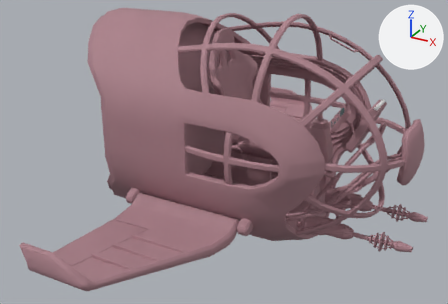
The FBX model Assets/Constructions/small_shuttle_new.FBX, before and after one commit.
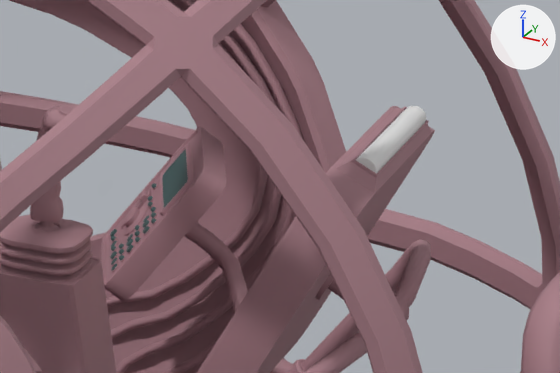
Each version appears first whole from a 50 mm lens placed at (1.73, -7.1, 2.3), pointed at (-0.39, -3.24, 0.37), and next in a close-up on the part from 70% to 91% of the width and 27% to 48% of the height. The lights are fixed; the arrows at upper right show +X, +Y and +Z. Where no turn or scale is listed for an object, it has been applied to the vertices.

In view in the first close-up: 'LED_015', 'LED_021', 'LED_024', 'LED_025', 'LED_026', 'button_020', 'joystick001', 'left_display001', 'small_ship001', 'warning_light001'.
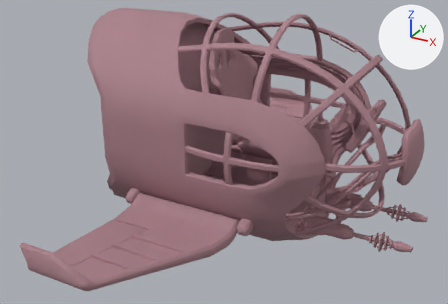
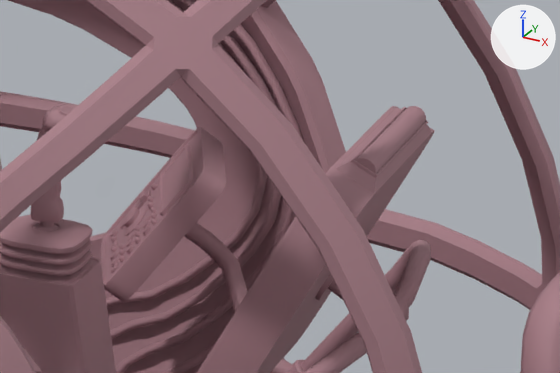
The newer file is also turned or shifted as a whole; pictures and numbers use the older file's frame.

Pixel boxes (x1, y1, x2, y2) of what changed, in the close-ups (560 x 373 px):
'warning_light001', recoloured (grey to brown)
    both: (355, 106, 426, 174)
'left_display001', recoloured
    both: (162, 149, 188, 208)
'button_020', recoloured
    both: (126, 245, 133, 253)
'button_015', reshaped
    both: (142, 220, 149, 228)
'LED_023', recoloured, reshaped
    before: (148, 196, 153, 201)
    after: (147, 196, 152, 202)
'LED_024', recoloured, reshaped
    before: (151, 207, 156, 212)
    after: (150, 207, 155, 212)
'LED_021', recoloured, reshaped
    before: (152, 183, 157, 188)
    after: (151, 183, 156, 189)
'LED_026', reshaped
    before: (151, 218, 156, 224)
    after: (151, 219, 156, 224)
'LED_019', recoloured, reshaped
    before: (119, 249, 124, 254)
    after: (119, 249, 124, 255)
'button_018', recoloured
    both: (111, 264, 117, 271)
'LED_020', recoloured, reshaped
    before: (119, 243, 124, 249)
    after: (118, 244, 124, 249)
'LED_018', recoloured, reshaped
    before: (119, 255, 124, 260)
    after: (119, 255, 124, 261)
'LED_025', reshaped
    before: (151, 212, 156, 218)
    after: (151, 213, 156, 218)
'LED_015', recoloured
    both: (111, 236, 116, 241)
'button_021', recoloured
    both: (143, 215, 149, 222)
'button_017', recoloured
    both: (111, 241, 117, 247)
'joystick001', unchanged, covered by the edit
    before: (30, 105, 65, 231)
'joystick', unchanged, uncovered by the edit
    after: (30, 106, 65, 232)

The change, as a diff of the scene's bpy script:
```diff
--- a/Assets/Constructions/small_shuttle_new.FBX.py
+++ b/Assets/Constructions/small_shuttle_new.FBX.py
@@ me_mesh_004 @@
 me_mesh_004.from_pydata(...)  # 42 vertices, 45 faces; spans x -0.013..0.015, y -0.212..0.0, z -0.006..0.014
+me_mesh_004.materials.append(mat_fabricfabric)  # brown #aa8089
@@ me_mesh_023 @@
 me_mesh_023.from_pydata(...)  # 49 vertices, 84 faces; spans x -0.14..0.14, y -0.14..0.14, z 0.0..0.266
-me_mesh_023.materials.append(mat_gemcrystal)  # dark cyan #436060
+me_mesh_023.materials.append(mat_fabricfabric)  # brown #aa8089
@@ me_mesh_026 @@
 me_mesh_026.from_pydata(...)  # 55 vertices, 54 faces; spans x -0.00332..0.00666, y -0.00534..0.00658, z -0.00694..0.0044
-me_mesh_026.materials.append(mat_gemcrystal)  # dark cyan #436060
+me_mesh_026.materials.append(mat_fabricfabric)  # brown #aa8089
@@ me_mesh_015 @@
 me_mesh_015.from_pydata(...)  # 55 vertices, 54 faces; spans x -0.00347..0.00651, y -0.00539..0.00652, z -0.00683..0.00451
-me_mesh_015.materials.append(mat_gemcrystal)  # dark cyan #436060
+me_mesh_015.materials.append(mat_fabricfabric)  # brown #aa8089
@@ me_mesh_010 @@
 me_mesh_010.from_pydata(...)  # 4 vertices, 1 face; spans x -0.0446..0.033, y -0.0742..0.07, z -0.0177..0.0263
-me_mesh_010.materials.append(mat_gemcrystal)  # dark cyan #436060
+me_mesh_010.materials.append(mat_fabricfabric)  # brown #aa8089
@@ me_mesh_017 @@
 me_mesh_017.from_pydata(...)  # 49 vertices, 84 faces; spans x -0.14..0.14, y -0.14..0.14, z 0.0..0.266
-me_mesh_017.materials.append(mat_gemcrystal)  # dark cyan #436060
+me_mesh_017.materials.append(mat_fabricfabric)  # brown #aa8089
@@ me_mesh_016 @@
 me_mesh_016.from_pydata(...)  # 55 vertices, 54 faces; spans x -0.00347..0.00651, y -0.00539..0.00652, z -0.00683..0.00451
-me_mesh_016.materials.append(mat_gemcrystal)  # dark cyan #436060
+me_mesh_016.materials.append(mat_fabricfabric)  # brown #aa8089
@@ me_mesh_008 @@
 me_mesh_008.from_pydata(...)  # 49 vertices, 84 faces; spans x -0.00615..0.00226, y -0.00466..0.00333, z -0.0029..0.00563
-me_mesh_008.materials.append(mat_gemcrystal)  # dark cyan #436060
+me_mesh_008.materials.append(mat_fabricfabric)  # brown #aa8089
@@ me_mesh_024 @@
 me_mesh_024.from_pydata(...)  # 55 vertices, 54 faces; spans x -0.00487..0.00512, y -0.0059..0.00601, z -0.00579..0.00556
-me_mesh_024.materials.append(mat_gemcrystal)  # dark cyan #436060
+me_mesh_024.materials.append(mat_fabricfabric)  # brown #aa8089
@@ me_mesh_018 @@
 me_mesh_018.from_pydata(...)  # 49 vertices, 84 faces; spans x -0.14..0.14, y -0.14..0.14, z 0.0..0.266
-me_mesh_018.materials.append(mat_gemcrystal)  # dark cyan #436060
+me_mesh_018.materials.append(mat_fabricfabric)  # brown #aa8089
@@ me_mesh_026_1 @@
+me_mesh_026_1.from_pydata(...)  # 49 vertices, 84 faces; spans x -0.093..0.186, y -0.149..0.13, z 0.014..0.28
+me_mesh_026_1.materials.append(mat_fabricfabric)  # brown #aa8089
@@ me_mesh_021_1 @@
+me_mesh_021_1 = me_mesh_026_1.copy(); me_mesh_021_1.name = 'Mesh.021'
@@ me_mesh_016_1 @@
+me_mesh_016_1 = me_mesh_026_1.copy(); me_mesh_016_1.name = 'Mesh.016'
@@ me_mesh_027_1 @@
+me_mesh_027_1 = me_mesh_026_1.copy(); me_mesh_027_1.name = 'Mesh.027'
@@ me_mesh_015_1 @@
+me_mesh_015_1 = me_mesh_026_1.copy(); me_mesh_015_1.name = 'Mesh.015'
@@ me_mesh_010_1 @@
+me_mesh_010_1.from_pydata(...)  # 55 vertices, 54 faces; spans x -0.453..0.415, y -0.518..0.338, z -0.292..0.437
+me_mesh_010_1.materials.append(mat_fabricfabric)  # brown #aa8089
@@ ob_led_023 @@
-ob_led_023 = bpy.data.objects.new('LED_023', me_mesh_023)
+ob_led_023 = bpy.data.objects.new('LED_023', me_mesh_021_1)
 ob_led_023.parent = ob_left_control_panel_lights_and_buttons001
@@ ob_led_028 @@
-ob_led_028 = bpy.data.objects.new('LED_028', me_mesh_031)
+ob_led_028 = bpy.data.objects.new('LED_028', me_mesh_029)
 ob_led_028.parent = ob_left_control_panel_lights_and_buttons001
@@ ob_button_015 @@
-ob_button_015 = bpy.data.objects.new('button_015', me_mesh_012)
+ob_button_015 = bpy.data.objects.new('button_015', me_mesh_010_1)
 ob_button_015.parent = ob_left_control_panel_lights_and_buttons001
@@ ob_led_018 @@
-ob_led_018 = bpy.data.objects.new('LED_018', me_mesh_017)
+ob_led_018 = bpy.data.objects.new('LED_018', me_mesh_015_1)
 ob_led_018.parent = ob_left_control_panel_lights_and_buttons001
@@ ob_led_024 @@
-ob_led_024 = bpy.data.objects.new('LED_024', me_mesh_025)
+ob_led_024 = bpy.data.objects.new('LED_024', me_mesh_023)
 ob_led_024.parent = ob_left_control_panel_lights_and_buttons001
@@ ob_led_025 @@
-ob_led_025 = bpy.data.objects.new('LED_025', me_mesh_028)
+ob_led_025 = bpy.data.objects.new('LED_025', me_mesh_026_1)
 ob_led_025.parent = ob_left_control_panel_lights_and_buttons001
@@ ob_led_020 @@
-ob_led_020 = bpy.data.objects.new('LED_020', me_mesh_019)
+ob_led_020 = bpy.data.objects.new('LED_020', me_mesh_017)
 ob_led_020.parent = ob_left_control_panel_lights_and_buttons001
@@ ob_led_026 @@
-ob_led_026 = bpy.data.objects.new('LED_026', me_mesh_029)
+ob_led_026 = bpy.data.objects.new('LED_026', me_mesh_027_1)
 ob_led_026.parent = ob_left_control_panel_lights_and_buttons001
@@ ob_led_019 @@
-ob_led_019 = bpy.data.objects.new('LED_019', me_mesh_018)
+ob_led_019 = bpy.data.objects.new('LED_019', me_mesh_016_1)
 ob_led_019.parent = ob_left_control_panel_lights_and_buttons001
@@ ob_led_021 @@
-ob_led_021 = bpy.data.objects.new('LED_021', me_mesh_020)
+ob_led_021 = bpy.data.objects.new('LED_021', me_mesh_018)
 ob_led_021.parent = ob_left_control_panel_lights_and_buttons001
```
